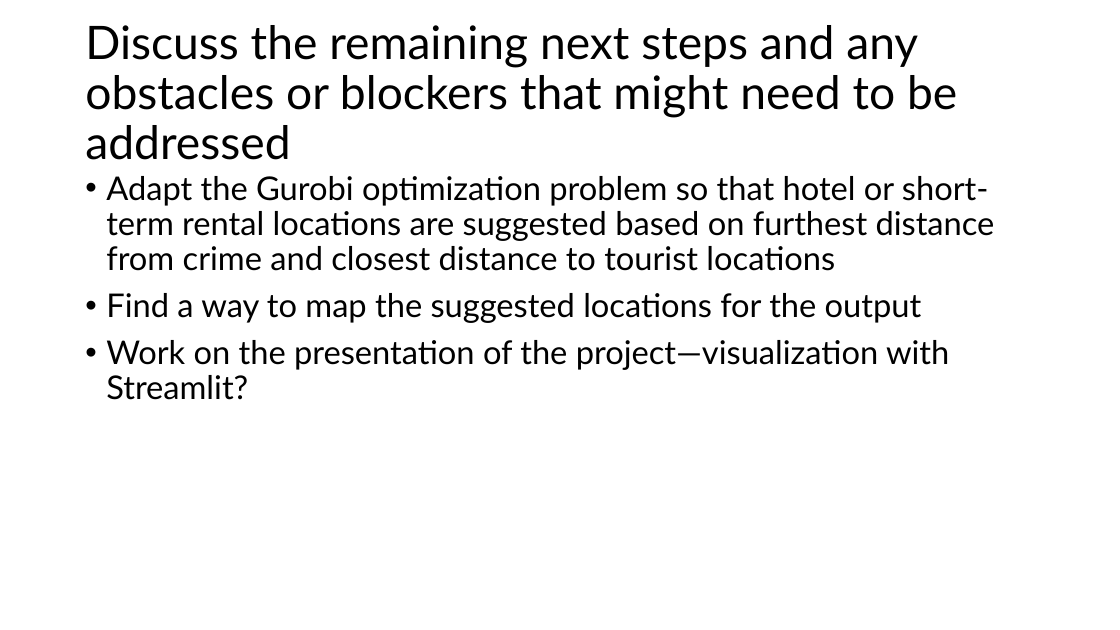
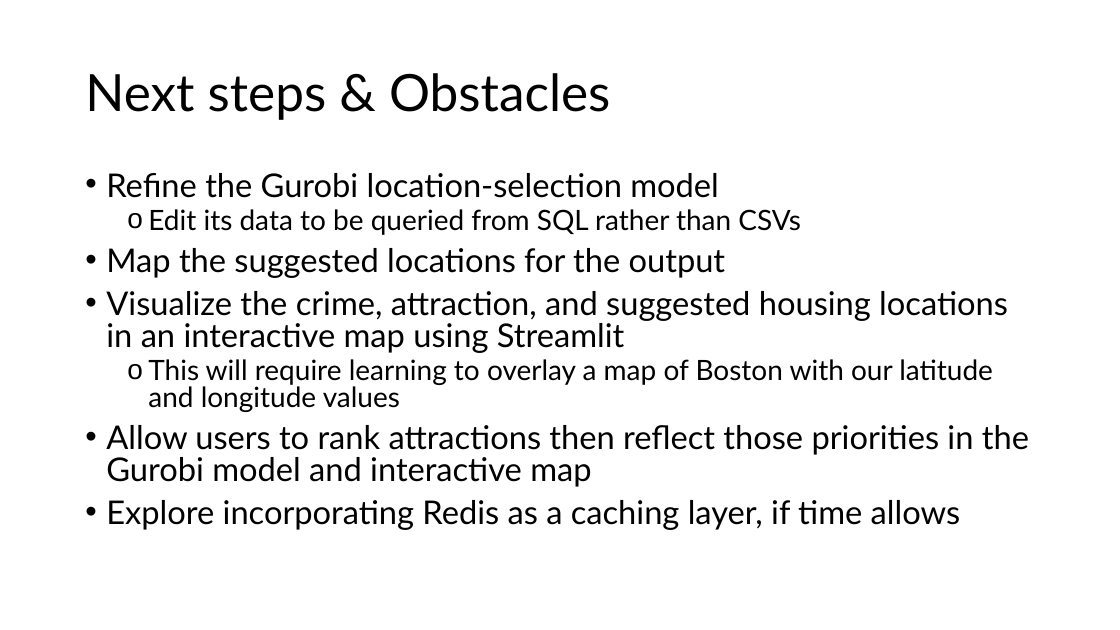
Before and after one commit to ElyseSardegna/IEM4723_The_Detectives, a slide deck: slide 3 of Documentation/IEM 4723_Project Milestone.pptx. Drawn at 1120x630 pixels with LibreOffice and Linux fonts; fonts in the diff are those of the drawing. Boxes give left, top, right and bottom in pixels: in the first picture for what was removed or moved away, otherwise in the second. Text is boxed around its words. In the diff, an @@ line names an element or a change of style, - is before the commit and + after.

Commit message:
Updated project milestone presentation
Submitted this version for the project milestone assignment

```diff
--- a/Documentation/IEM 4723_Project Milestone.pptx
+++ b/Documentation/IEM 4723_Project Milestone.pptx
@@ title at (x1=85, y1=73, x2=610, y2=120): text changed; size 39.6 to 44 pt @@
-Discuss the remaining next steps and any obstacles or blockers that might need to be addressed
+Next steps & Obstacles
@@ text at (x1=106, y1=173, x2=1029, y2=530): text changed @@
-• Adapt the Gurobi optimization problem so that hotel or short-term rental locations are suggested based on furthest distance from crime and closest distance to tourist locations
-• Find a way to map the suggested locations for the output
-• Work on the presentation of the project—visualization with Streamlit?
+• Refine the Gurobi location-selection model
+  o Edit its data to be queried from SQL rather than CSVs
+• Map the suggested locations for the output
+• Visualize the crime, attraction, and suggested housing locations in an interactive map using Streamlit
+  o This will require learning to overlay a map of Boston with our latitude and longitude values
+• Allow users to rank attractions then reflect those priorities in the Gurobi model and interactive map
+• Explore incorporating Redis as a caching layer, if time allows
```
Also in this commit, not shown: 1 other slide changed, 1 slide added, 1 slide removed.
